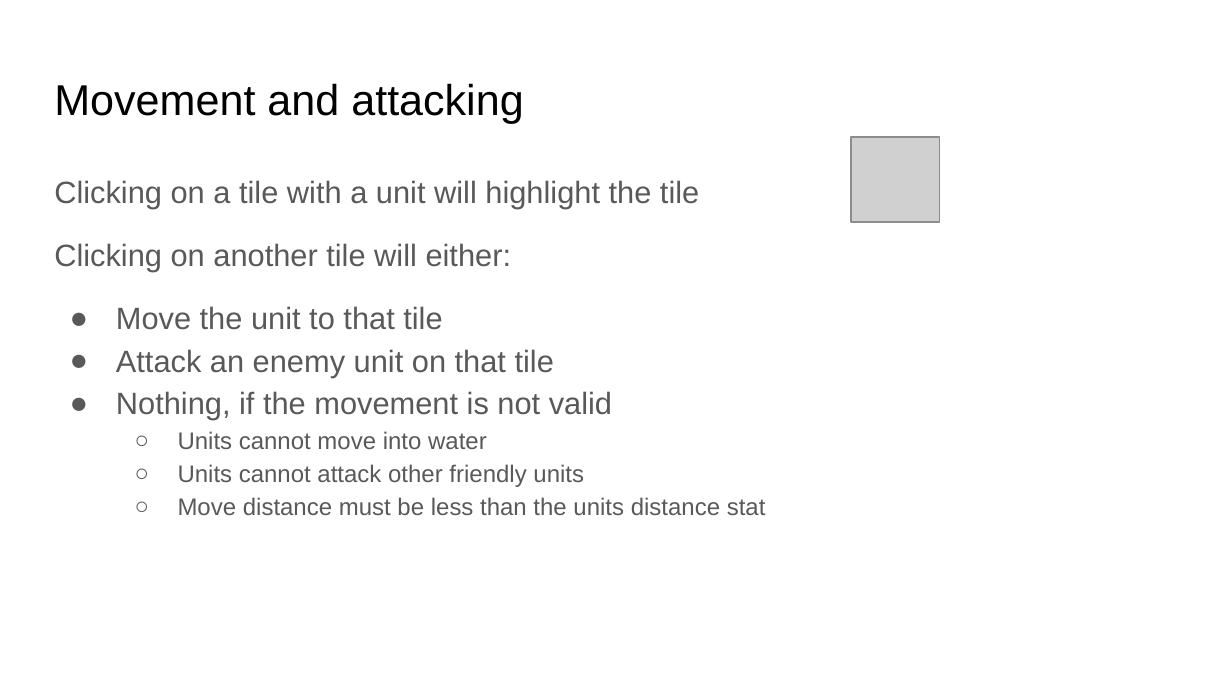
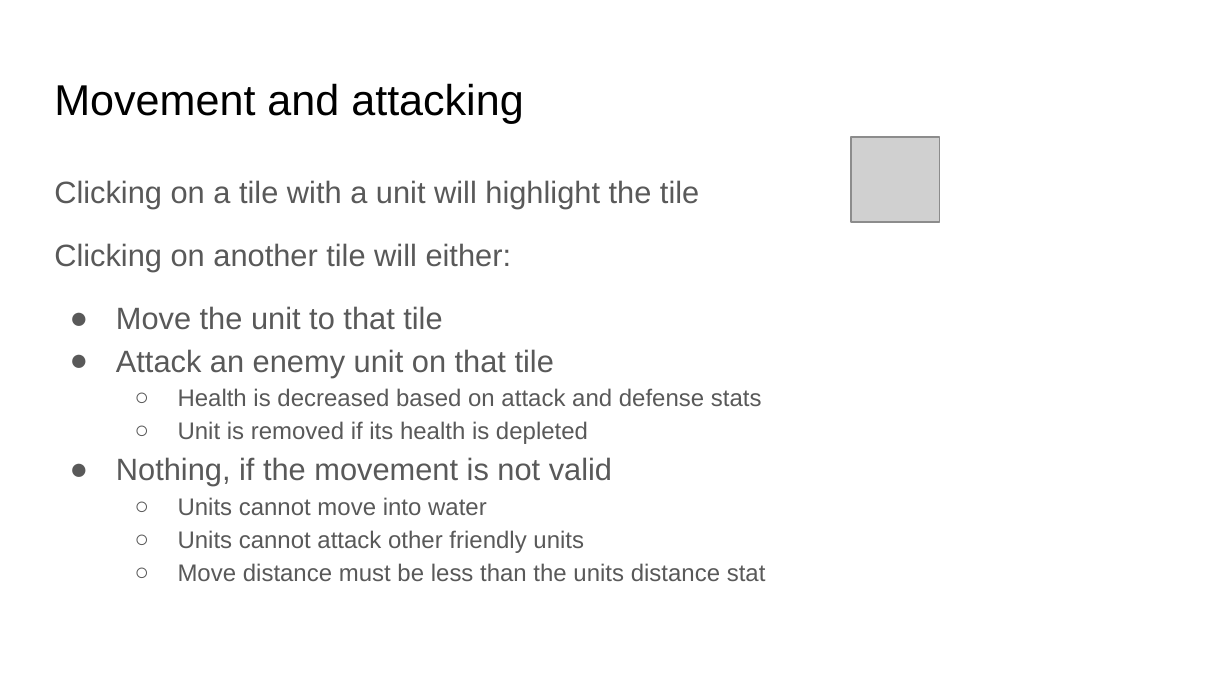
Before and after one commit to CSC335-Spring-2021/csc-335-rpg-adi-dillon-joseph-shane, a slide deck: slide 6 of society_game.pptx. Drawn at 1232x693 pixels with LibreOffice and Linux fonts; fonts in the diff are those of the drawing; grey boxes stand for pictures. Boxes give left, top, right and bottom in pixels: in the first picture for what was removed or moved away, otherwise in the second. Text is boxed around its words. In the diff, an @@ line names an element or a change of style, - is before the commit and + after.

Commit message:
Add files via upload
add presentation

```diff
--- a/society_game.pptx
+++ b/society_game.pptx
@@ text at bbox=[178, 388, 762, 444]: paragraphs added @@
+  ○ Health is decreased based on attack and defense stats
+  ○ Unit is removed if its health is depleted
```
Also in this commit, not shown: 1 other slide changed.
